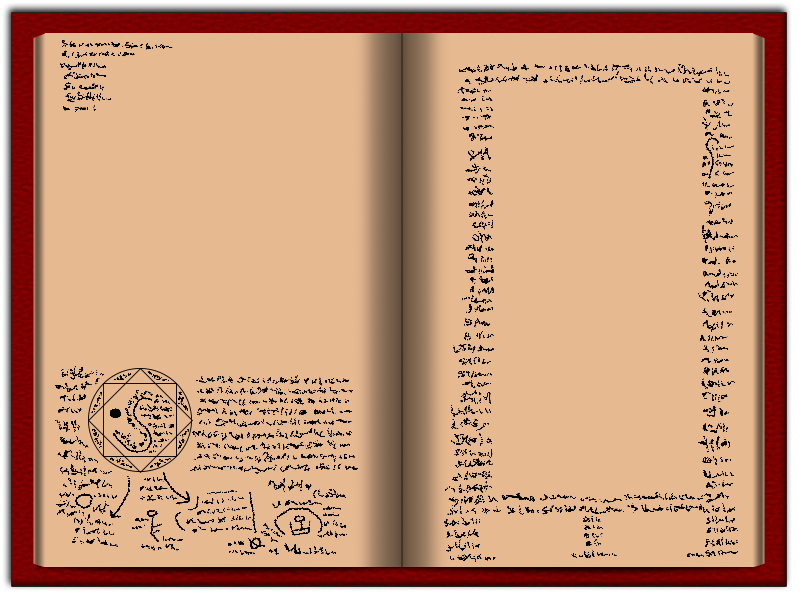
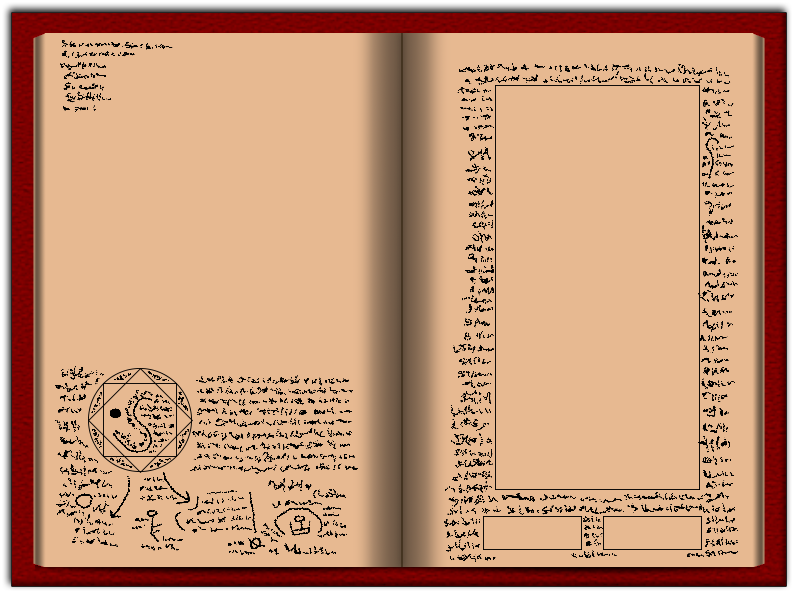
Layered file, before and after one edit (w=800, h=600). Changes by layer:
showed "Rectangle 10 copy 2" over [483, 85, 702, 550]
